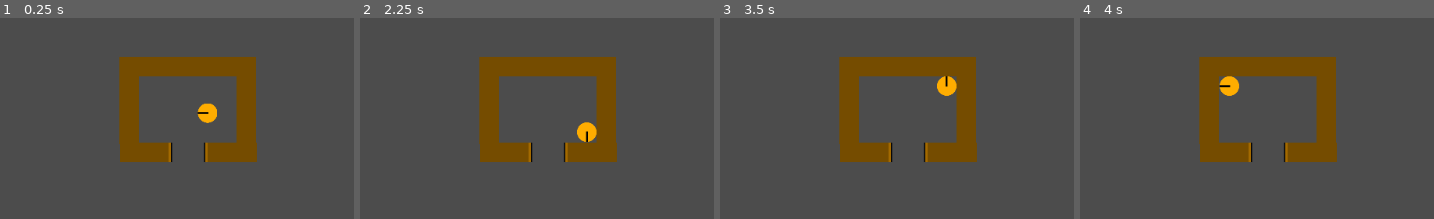
Above: before the commit, frames 1-4 (left to right).
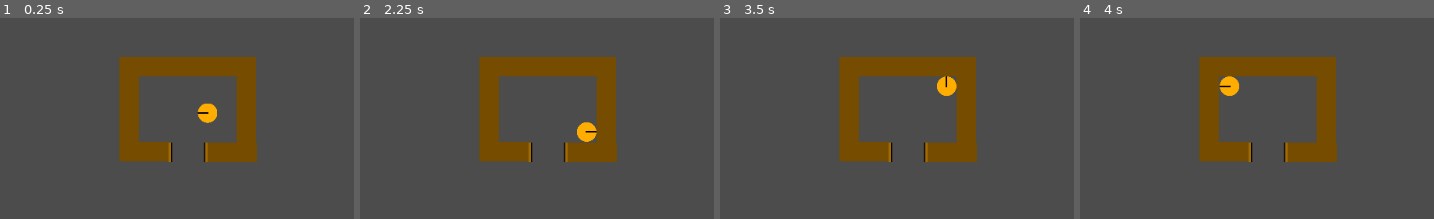
Above: after the commit, the same moments.

Repository: Charidan/Kleptochron
Game: Godot game, scene res://scenes/CollisionTest.tscn
Same seed, same stepped clock (60 frames per second), same inputs: the game is played once before the commit and once after it.
Inputs:
- Up to frame 1 (0.25 s): no input
- Up to frame 2 (2.25 s): tap Enter at 0.5, 2 s; hold Right (ui_right) 0.53-1.28 s; tap Space at 1.25 s; hold Down (ui_down) 1.28-2.03 s; hold Right (ui_right) from 2.03 s (still down)
- Up to frame 3 (3.5 s): tap Space at 2.75 s; release Right (ui_right) at 2.78 s; hold Up (ui_up) from 2.78 s (still down)
- Up to frame 4 (4 s): tap Enter at 3.5 s; release Up (ui_up) at 3.53 s; hold Left (ui_left) from 3.53 s (still down)
The pictures show only the part of the screen within x 20-70%, y 17-67%; the shares and areas given below are measured in that part.

The runs differ from the first frame. In frame 1, 0.1% of the frame differs, in the area x 33-48%, y 61-72%; in frame 2, 0.2%, in the area x 33-67%, y 51-72%; in frame 3, 0.2%; in frame 4, 0.2%.

Commit message:
Made modifications to collision boxes, added single door sprite.

Diff:
--- a/scenes/ClosedDoor.tscn
+++ b/scenes/ClosedDoor.tscn
@@ -5,9 +5,9 @@
 [sub_resource type="RectangleShape2D" id=1]
 
 custom_solver_bias = 0.0
-extents = Vector2( 52.4764, 54.1171 )
+extents = Vector2( 51.1317, 51.1948 )
 
-[node name="ClosedDoor" type="KinematicBody2D"]
+[node name="ClosedDoor" type="KinematicBody2D" index="0"]
 
 input_pickable = false
 collision_layer = 1
--- a/scenes/CollisionTest.tscn
+++ b/scenes/CollisionTest.tscn
@@ -4,7 +4,7 @@
 [ext_resource path="res://scenes/Wall.tscn" type="PackedScene" id=2]
 [ext_resource path="res://scenes/OpenDoor.tscn" type="PackedScene" id=3]
 
-[node name="Node2D" type="Node2D"]
+[node name="Node2D" type="Node2D" index="0"]
 
 [node name="Character" parent="." index="0" instance=ExtResource( 1 )]
 
@@ -38,7 +38,7 @@
 
 [node name="StartingRoomSouthL" parent="." index="6" instance=ExtResource( 2 )]
 
-position = Vector2( 419, 300 )
+position = Vector2( 418.75, 299.884 )
 scale = Vector2( 0.625, 0.25 )
 
 [node name="ExteriorWest" parent="." index="7" instance=ExtResource( 2 )]
--- a/scenes/Wall.tscn
+++ b/scenes/Wall.tscn
@@ -5,9 +5,9 @@
 [sub_resource type="RectangleShape2D" id=1]
 
 custom_solver_bias = 0.0
-extents = Vector2( 9.99348, 9.92627 )
+extents = Vector2( 10.1184, 10.1428 )
 
-[node name="Wall" type="KinematicBody2D"]
+[node name="Wall" type="KinematicBody2D" index="0"]
 
 input_pickable = false
 collision_layer = 1
--- a/scripts/Character.gd
+++ b/scripts/Character.gd
@@ -22,8 +22,8 @@
 		velocity.y -= 1
 	if velocity.length() > 0:
 		velocity = velocity.normalized() * speed
+		look_at(position - velocity)
 		velocity = move_and_slide(velocity)
-		look_at(position - velocity)
 	position += velocity
 
 func _on_Character_body_entered(body):
Binary file added: assets/sprite_door.png
Not shown, added: assets/sprite_door.png.import
